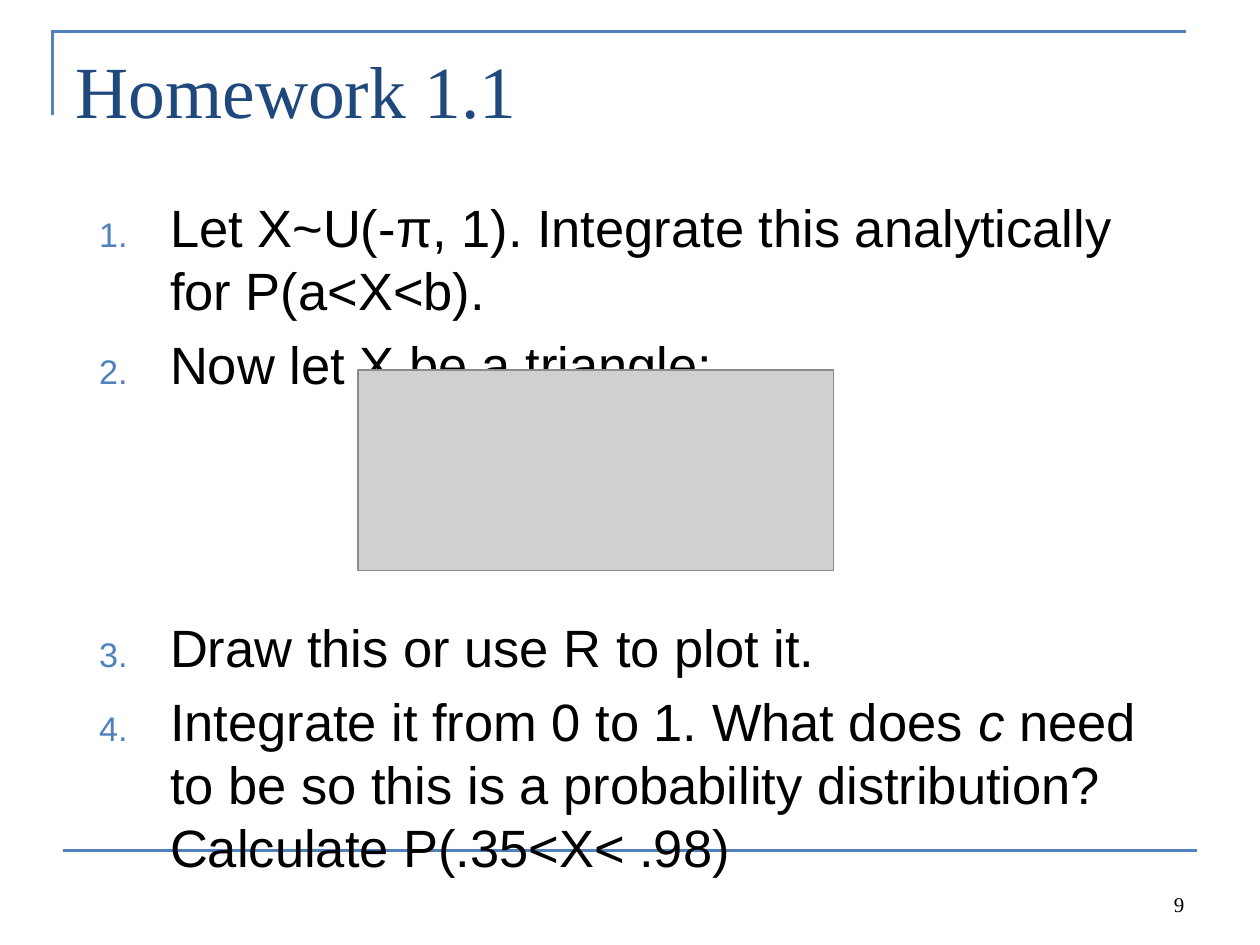
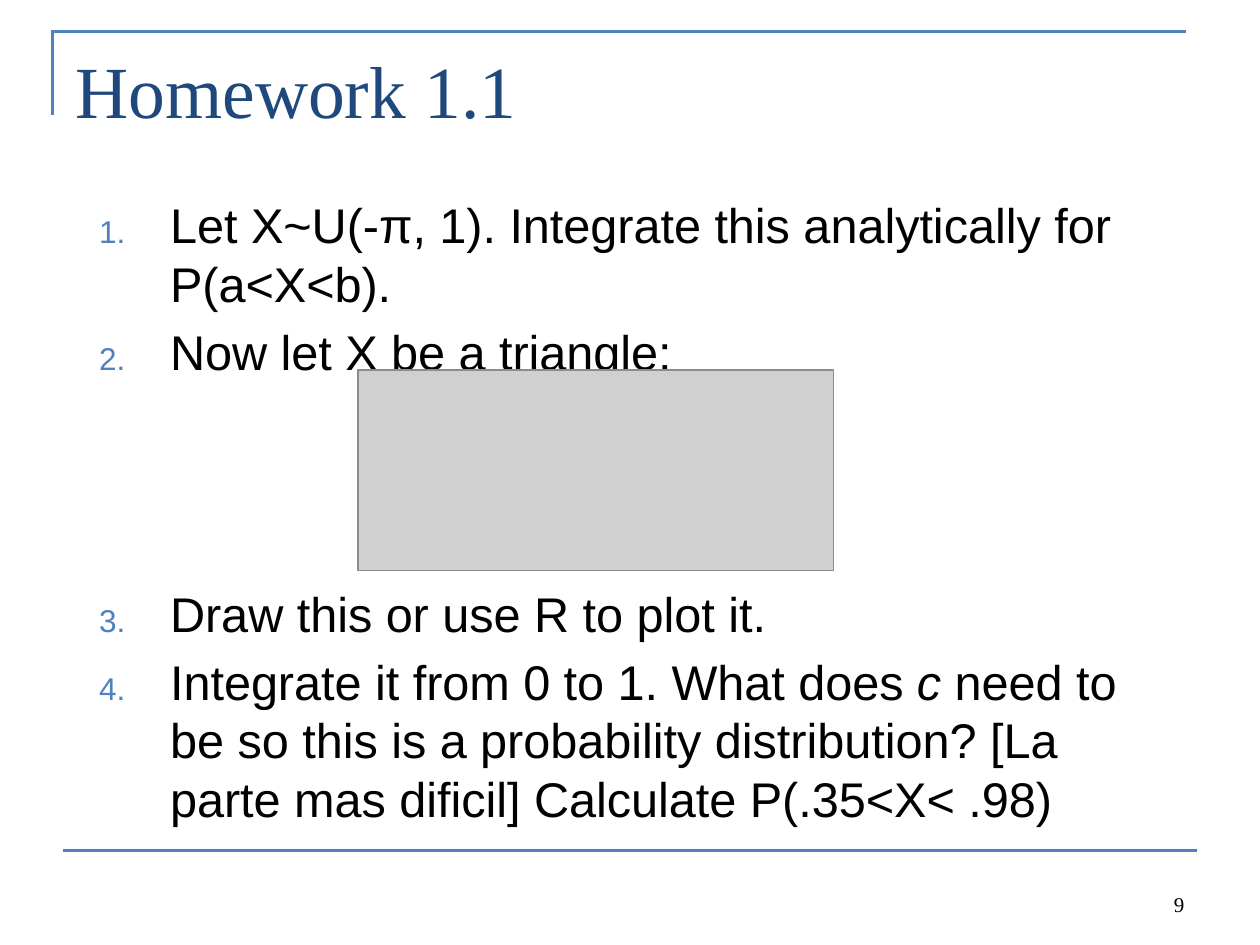
Before and after one commit to colemonnahan/bayes_workshop, a slide deck: slide 9 of dia1/lab1_integration.pptx. Drawn at 1260x945 pixels with LibreOffice and Linux fonts; fonts in the diff are those of the drawing; grey boxes stand for pictures. Boxes give left, top, right and bottom in pixels: in the first picture for what was removed or moved away, otherwise in the second. Text is boxed around its words. In the diff, an @@ line names an element or a change of style, - is before the commit and + after.

```diff
--- a/dia1/lab1_integration.pptx
+++ b/dia1/lab1_integration.pptx
@@ text at (x1=170, y1=207, x2=1111, y2=641): size 30 to 27.8 pt in "Let X~U(-π, 1). Integrate this analytically for ...", "Now let X be a triangle:", "Draw this or use R to plot ..." @@
@@ text at (x1=170, y1=664, x2=1116, y2=826): text changed; size 30 to 27.8 pt @@
-4. Integrate it from 0 to 1. What does c need to be so this is a probability distribution? Calculate P(.35<X< .98)
+4. Integrate it from 0 to 1. What does c need to be so this is a probability distribution? [La parte mas dificil] Calculate P(.35<X< .98)
```
Also in this commit, not shown: 1 other slide changed, 5 other files.
